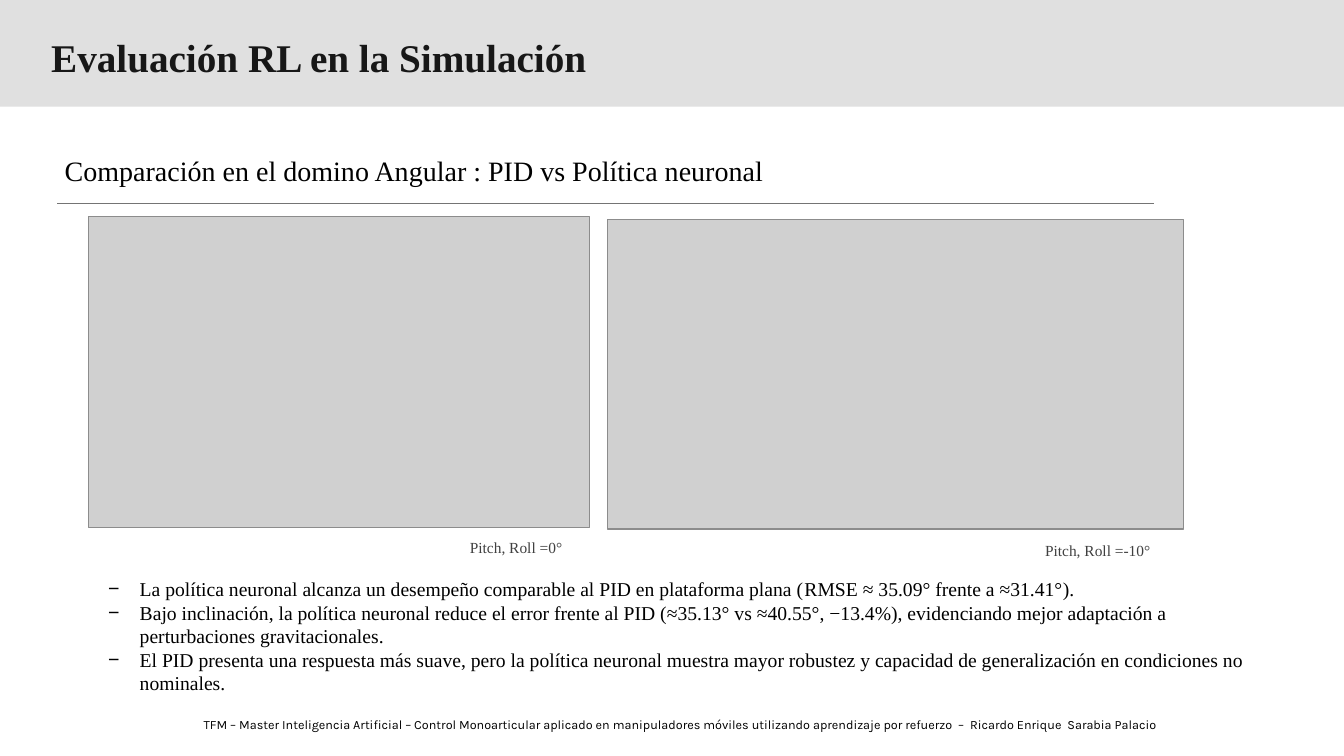
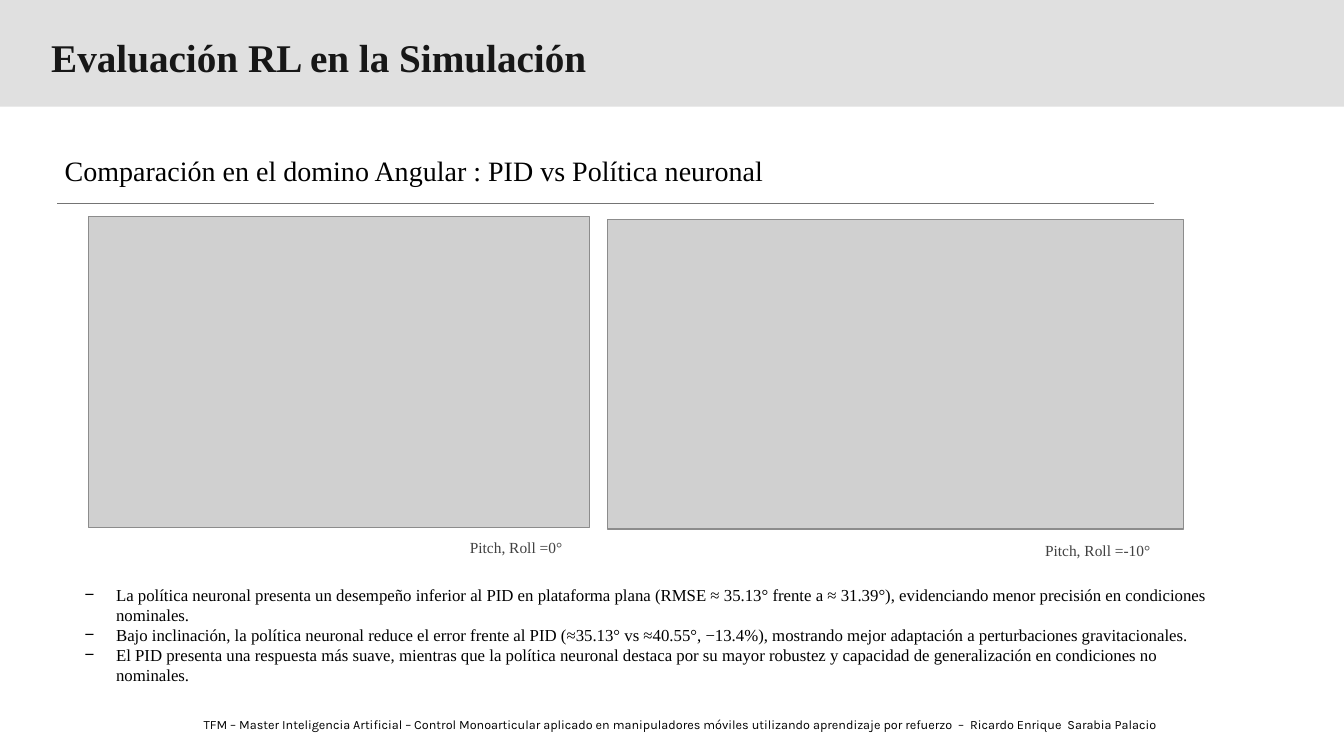
Before and after one commit to RichardSarabia/SimuladorBrazoLazaro_RLAgent_TFM_RicardoSarabia, a slide deck: slide 1 of Fase5/03_results/ComparacionPID_vs_Politica_F5.pptx. Drawn at 1344x756 pixels with LibreOffice and Linux fonts; fonts in the diff are those of the drawing; grey boxes stand for pictures; background and template pictures are left out. Boxes give left, top, right and bottom in pixels: in the first picture for what was removed or moved away, otherwise in the second. Text is boxed around its words. In the diff, an @@ line names an element or a change of style, - is before the commit and + after.

```diff
--- a/Fase5/03_results/ComparacionPID_vs_Politica_F5.pptx
+++ b/Fase5/03_results/ComparacionPID_vs_Politica_F5.pptx
@@ text at <box>116,589,1205,681</box>: text changed; size 14 to 12 pt @@
-− La política neuronal alcanza un desempeño comparable al PID en plataforma plana (RMSE ≈ 35.09° frente a ≈31.41°).
-− Bajo inclinación, la política neuronal reduce el error frente al PID (≈35.13° vs ≈40.55°, −13.4%), evidenciando mejor adaptación a perturbaciones gravitacionales.
-− El PID presenta una respuesta más suave, pero la política neuronal muestra mayor robustez y capacidad de generalización en condiciones no nominales.
+− La política neuronal presenta un desempeño inferior al PID en plataforma plana (RMSE ≈ 35.13° frente a ≈ 31.39°), evidenciando menor precisión en condiciones nominales.
+− Bajo inclinación, la política neuronal reduce el error frente al PID (≈35.13° vs ≈40.55°, −13.4%), mostrando mejor adaptación a perturbaciones gravitacionales.
+− El PID presenta una respuesta más suave, mientras que la política neuronal destaca por su mayor robustez y capacidad de generalización en condiciones no nominales.
```
Also in this commit, not shown: 3 other files.
